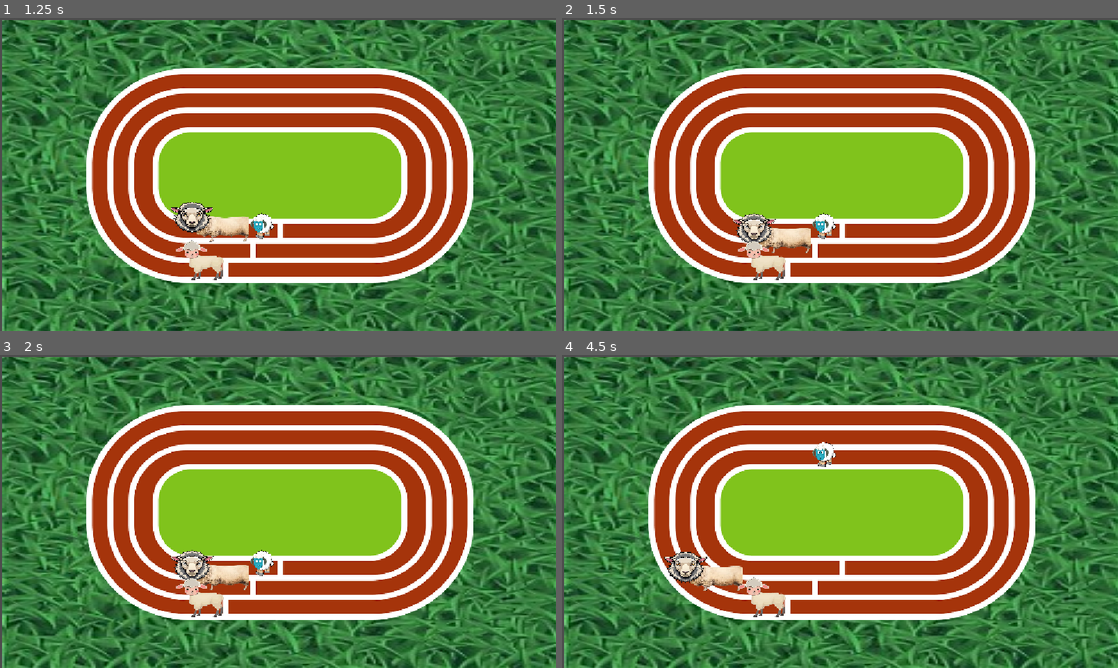
Above: before the commit, frames 1-4 (two rows, left to right).
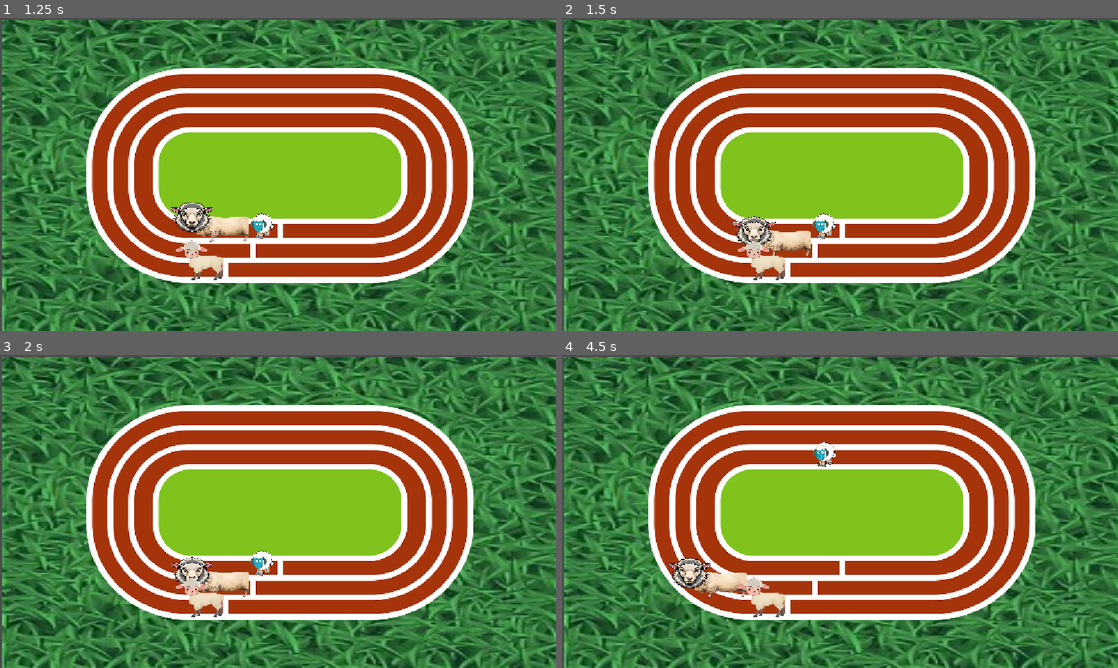
Above: after the commit, the same moments.

Repository: SiaCVerma/Sheep-Racing
Game: Godot game, scene res://SheepRacing.tscn
The game is run twice, just before and just after one commit, with the same random seed, the same clock (stepped at 60 frames per second) and the same inputs.
Inputs:
- Up to frame 1 (1.25 s): tap Enter at 0.5 s; hold D (right) from 0.53 s (still down)
- Up to frame 2 (1.5 s): tap Space at 1.25 s; release D (right) at 1.28 s; hold S (down) from 1.28 s (still down)
- Up to frame 3 (2 s): keep holding S (down)
- Up to frame 4 (4.5 s): tap Enter at 2 s; release S (down) at 2.03 s; hold D (right) 2.03-2.78 s; tap Space at 2.75 s; hold Up (ui_up) 2.78-3.53 s; hold A (left) from 3.53 s (still down)

Frame 1 is identical in both runs. In frame 2, 0.8% of the frame differs, in the area x 30-45%, y 62-76%; in frame 3, 1.0%; in frame 4, 1.2%, in the area x 18-50%, y 27-78%.
Error after the commit: Parse Error: Expected indented block after function declaration. (res://grass_boundary.gd:4)

Commit message:
e

Diff:
--- a/sheep-racing/SheepRacing.tscn
+++ b/sheep-racing/SheepRacing.tscn
@@ -27,9 +27,13 @@
 
 [sub_resource type="GDScript" id="GDScript_eno16"]
 
-[sub_resource type="CapsuleShape2D" id="CapsuleShape2D_mnjc7"]
-radius = 22.018188
-height = 92.03552
+[sub_resource type="CapsuleShape2D" id="CapsuleShape2D_8v0ao"]
+radius = 13.999695
+height = 67.99872
+
+[sub_resource type="CapsuleShape2D" id="CapsuleShape2D_ss806"]
+radius = 14.99884
+height = 36.071777
 
 [node name="Background" type="Node2D" unique_id=953697776]
 position = Vector2(21, 14)
@@ -103,9 +107,14 @@
 texture = ExtResource("10_6dkih")
 
 [node name="Sheep3Collision" type="CollisionShape2D" parent="Sheep 3" unique_id=380219906]
-position = Vector2(400.00003, 486.00003)
+position = Vector2(406, 492.00003)
 rotation = 1.5770139
-shape = SubResource("CapsuleShape2D_mnjc7")
+shape = SubResource("CapsuleShape2D_8v0ao")
+
+[node name="Sheep3Collision" type="CollisionShape2D" parent="Sheep 3/Sheep3Collision" unique_id=115100053]
+position = Vector2(-24.81301, 30.15485)
+rotation = 1.5770139
+shape = SubResource("CapsuleShape2D_ss806")
 
 [node name="RestartNode" type="Node2D" parent="." unique_id=1838893094]
 position = Vector2(483, 469)
--- a/sheep-racing/grass_boundary.gd
+++ b/sheep-racing/grass_boundary.gd
@@ -2,4 +2,4 @@
 @export var center_node: Node2D
 
 func _on_body_exited(body: Node2D) -> void:
-	body.global_position = center_node.global_positionRestartNode
+k	body.global_position = center_node.global_positionRestartNode
